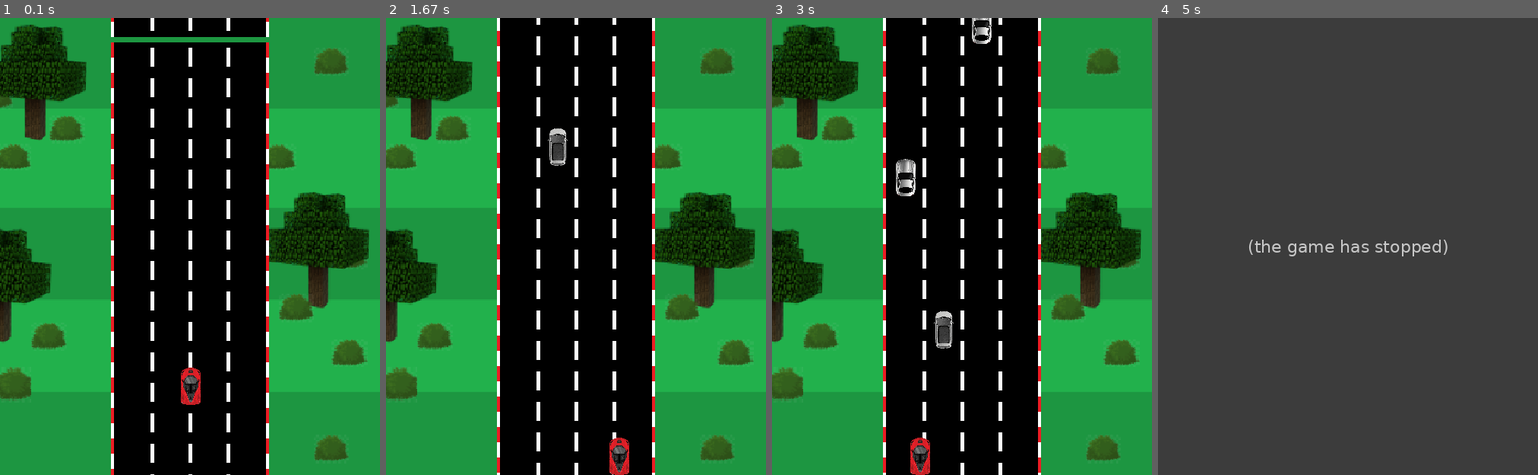
Above: before the commit, frames 1-4 (left to right).
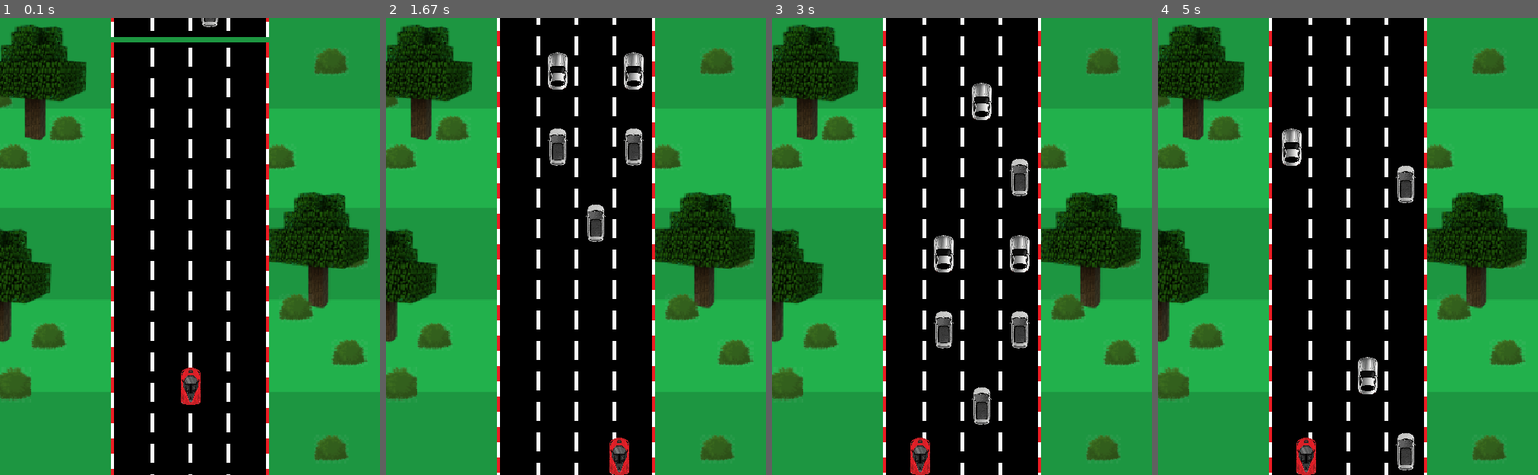
Above: after the commit, the same moments.

Repository: ferclima/pygame
Game: pygame game, started from codigo do jogo.py
The game is run twice, just before and just after one commit, with the same random seed, the same clock (stepped at 60 frames per second) and the same inputs.
Inputs:
- Up to frame 1 (0.1 s): no input
- Up to frame 2 (1.67 s): hold Right 0.33-0.8 s; hold Up 0.83-1.13 s
- Up to frame 3 (3 s): hold Left 1.67-2.2 s; hold Down 2.23-2.53 s; hold Left 2.57-2.97 s
- Up to frame 4 (5 s): hold Up 3-3.37 s; hold Down 4.07-4.43 s

The runs differ from the first frame. In frame 1, less than 0.1% of the frame differs, in the area x 53-58%, y 0-2%; in frame 2, 1.3%; in frame 3, 2.4%; in frame 4, 100%, in the area x 0-100%, y 0-100%.
Before the commit the program exited at 4.77 s; later frames show no game.

Commit message:
alterações no código

Diff:
--- a/codigo do jogo.py
+++ b/codigo do jogo.py
@@ -39,7 +39,7 @@
 lista_img_npcs = [npc_img1, npc_img2, npc_img3, npc_img4]
 
 posicoesx_iniciais = [175, 225, 275, 325]
-posicoesy_iniciais = np.arange(-900, 0, 100)
+posicoesy_iniciais = [0, -100, -200, -300, -400, -500, -600, -700, -800, -900]
 
 class Pista(pygame.sprite.Sprite):
     def __init__(self, img):
@@ -98,17 +98,17 @@
         self.speedx = 0
         self.speedy = 3
         self.rect.centerx = posicoesx_iniciais[random.randint(0,3)]
-        self.rect.bottom = posicoesy_iniciais[random.randint(0,((len(posicoesy_iniciais))-1))]
+        self.rect.bottom = posicoesy_iniciais[random.randint(0,9)]
 
     def update(self):
         # Atualização da posição da nave
         self.rect.x += self.speedx
         self.rect.y += self.speedy
 
-        # Mantem dentro da tela
+
         if self.rect.y > HEIGHT:
             self.rect.centerx = posicoesx_iniciais[random.randint(0,3)]
-            self.rect.bottom = posicoesy_iniciais[random.randint(0,((len(posicoesy_iniciais))-1))]
+            self.rect.bottom = posicoesy_iniciais[random.randint(0,9)]
 
 all_sprites = pygame.sprite.Group()
 all_pistas = pygame.sprite.Group()
